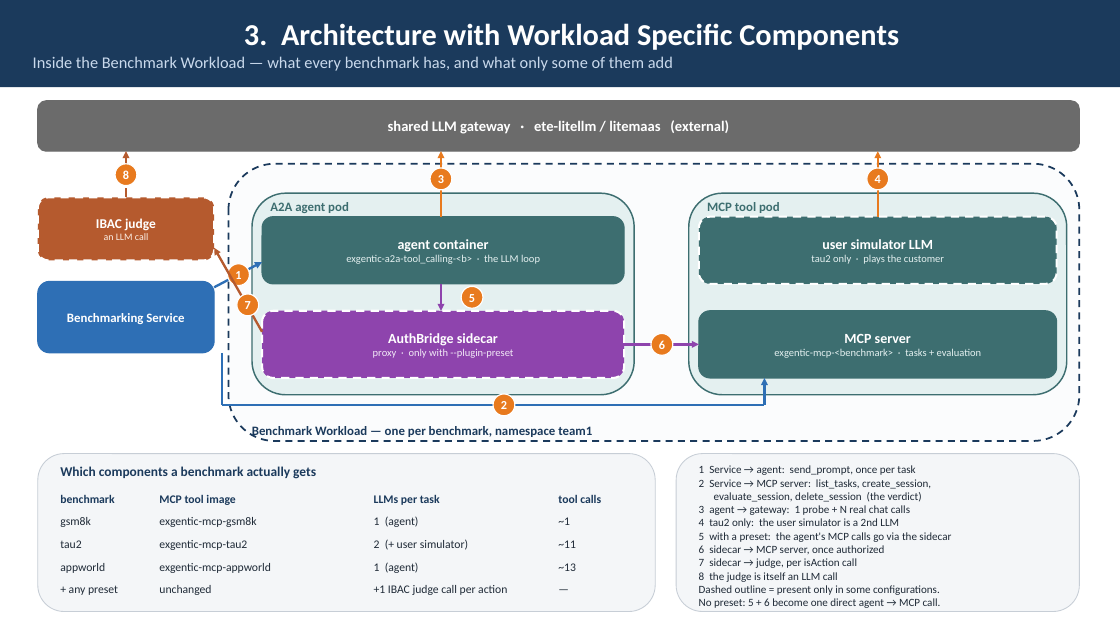
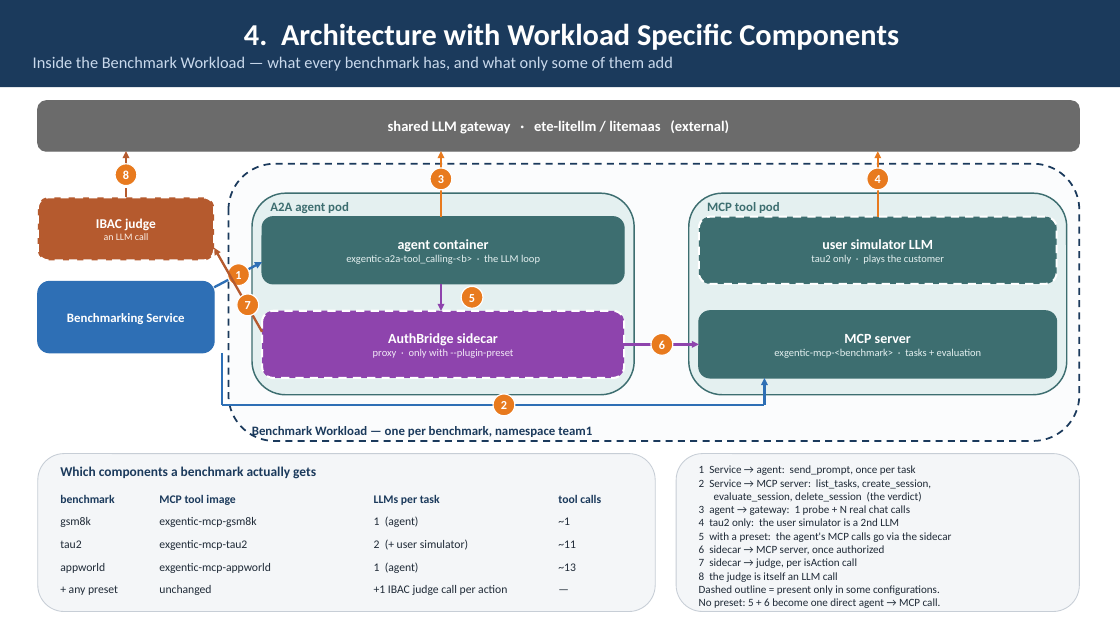
Before and after one commit to webchang/benchmarking, a slide deck: slide 6 of docs/BenchmarkingService.pptx (slide 5 before the commit). Drawn at 1120x630 pixels with LibreOffice and Linux fonts; fonts in the diff are those of the drawing. Boxes give left, top, right and bottom in pixels: in the first picture for what was removed or moved away, otherwise in the second. Text is boxed around its words. In the diff, an @@ line names an element or a change of style, - is before the commit and + after.

```diff
--- a/docs/BenchmarkingService.pptx
+++ b/docs/BenchmarkingService.pptx
@@ text in rectangle at bbox=[244, 23, 899, 50]: text changed @@
-3. Architecture with Workload Specific Components
+4. Architecture with Workload Specific Components
```
Also in this commit, not shown: 12 other slides changed, 1 slide added, 2 other files.
